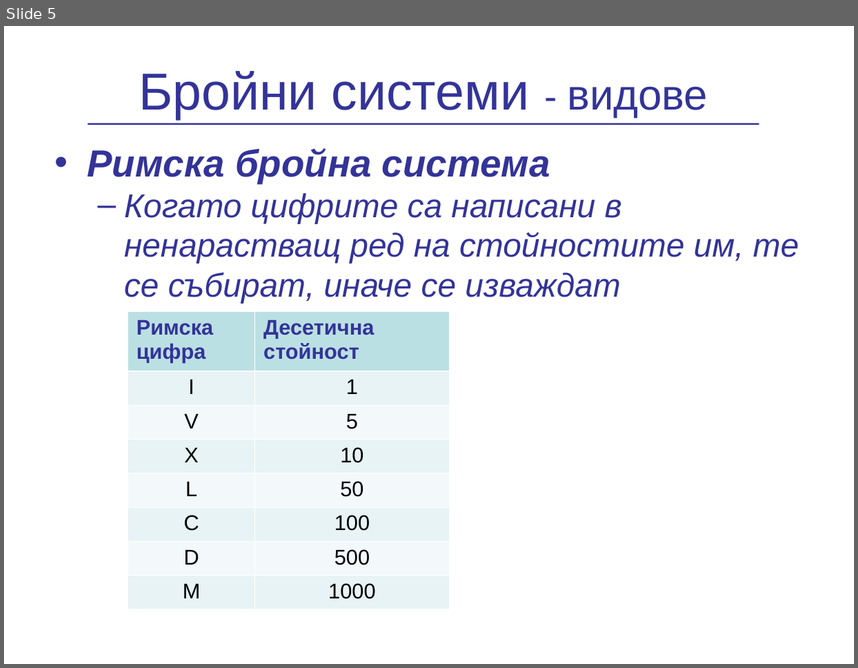
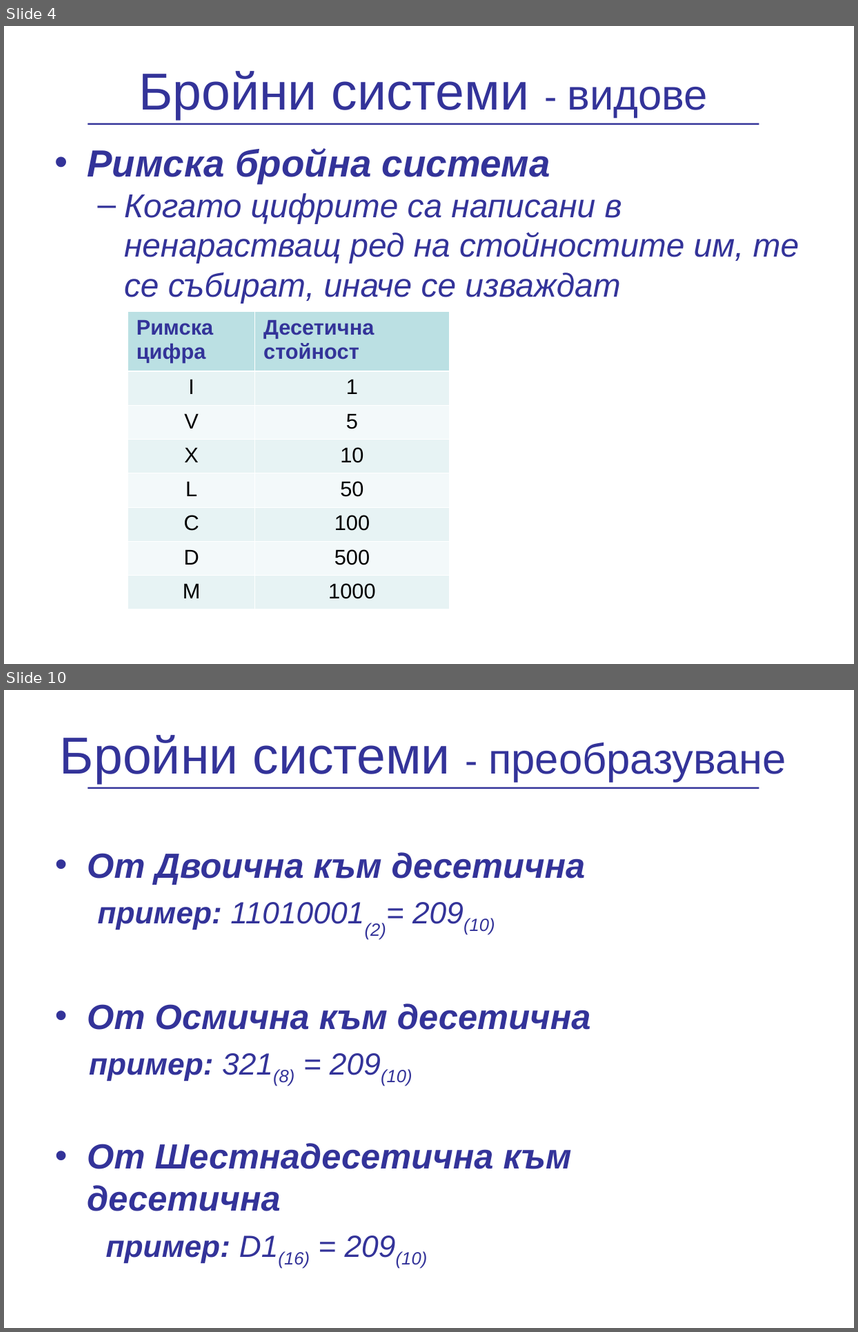
Before and after one commit to vpeevski/academy, a slide deck: Presentations/NumericalSystems/BroiniSistemi.ppt. Shown one above the other, each under a label of ours: slide 5 before the commit, slides 4 and 10 after it; the slides between them are not shown. The pictures are 858x668 and 858x1332 pixels, drawn with LibreOffice and Linux fonts; fonts in the diff are those of the drawing; background and template pictures are left out. Boxes give left, top, right and bottom in pixels: in the first picture for what was removed or moved away, otherwise in the second. Text is boxed around its words. In the diff, an @@ line names an element or a change of style, - is before the commit and + after.

```diff
--- a/Presentations/NumericalSystems/BroiniSistemi.ppt
+++ b/Presentations/NumericalSystems/BroiniSistemi.ppt
@@ slide 10 added at box(4, 690, 854, 1328), background picture (left out) @@
@@ title added at box(60, 735, 786, 783), 44 pt, text #333399 @@
+Бройни системи - преобразуване
@@ line added from (87, 788) to (759, 788), #333399 1.5 pt @@
@@ text added at box(87, 852, 591, 1268), 29.6 pt, text #333399, bold, italic @@
+• От Двоична към десетична
+  пример: 11010001(2)= 209(10)
+• От Осмична към десетична
+пример: 321(8) = 209(10)
+• От Шестнадесетична към десетична
+пример: D1(16) = 209(10)
@@ what was slide 5 is now slide 4 @@
```
Also in this commit, not shown: 2 slides changed, 5 other slides added, 1 slide removed.
